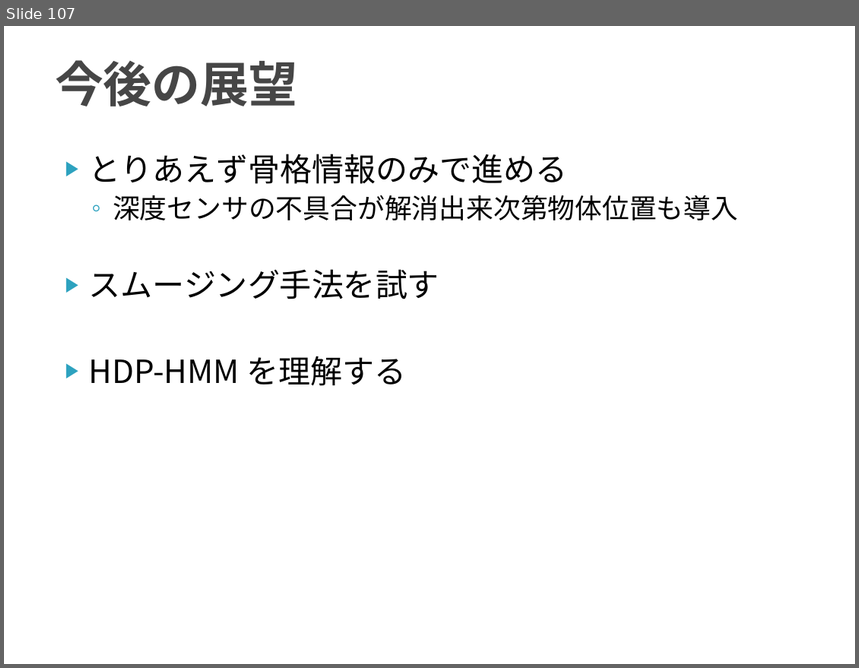
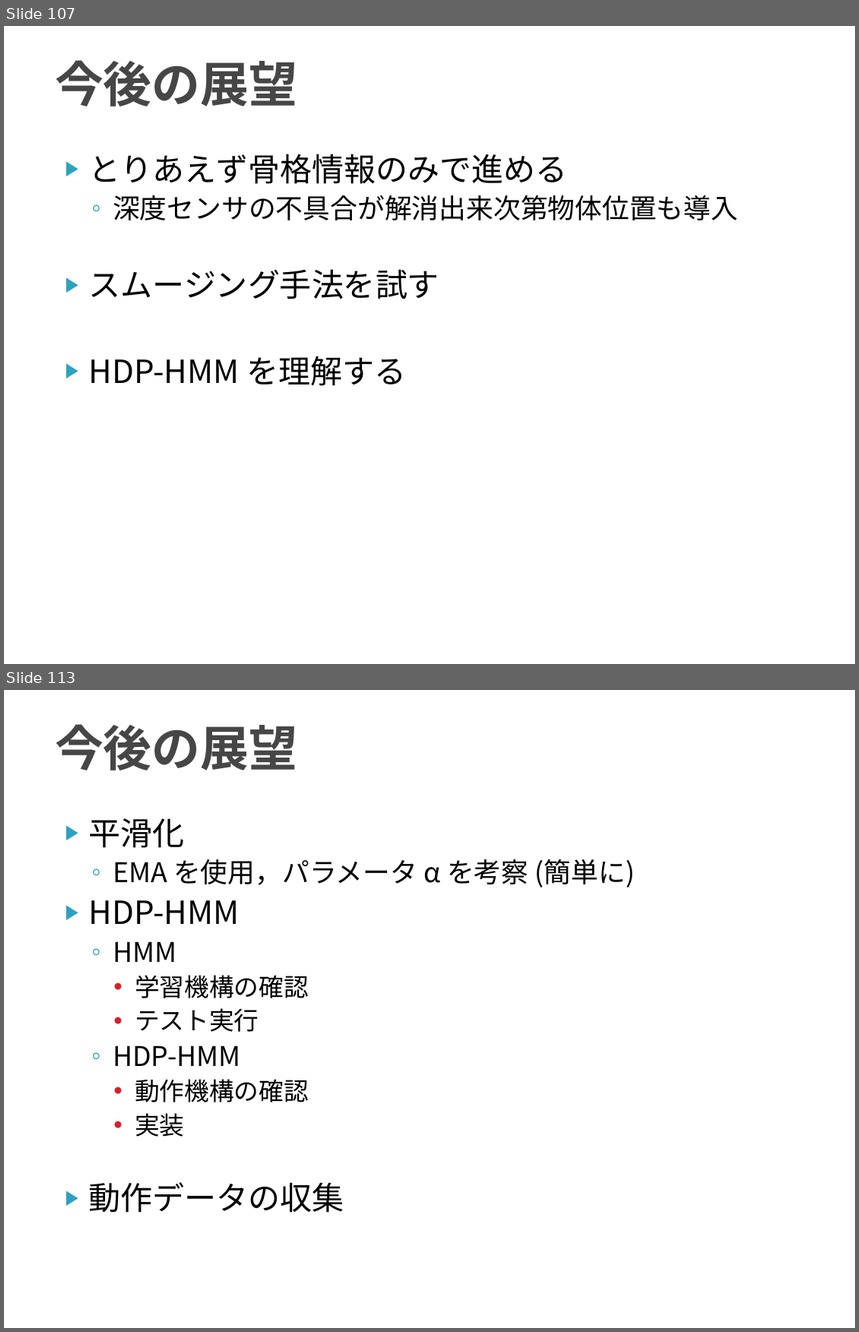
Before and after one commit to TetsuyaKomota/MyMasterStudies, a slide deck: slides/discussion2016.pptx. Shown one above the other, each under a label of ours: slide 107 before the commit, slides 107 and 113 after it; the slides between them are not shown. The pictures are 859x668 and 859x1332 pixels, drawn with LibreOffice and Linux fonts; fonts in the diff are those of the drawing. Boxes give left, top, right and bottom in pixels: in the first picture for what was removed or moved away, otherwise in the second. Text is boxed around its words. In the diff, an @@ line names an element or a change of style, - is before the commit and + after.

```diff
--- a/slides/discussion2016.pptx
+++ b/slides/discussion2016.pptx
@@ slide 113 added at (x1=4, y1=690, x2=855, y2=1328), background #FFFFFF @@
@@ title added at (x1=55, y1=724, x2=297, y2=771), 41 pt, text #464646, bold @@
+今後の展望
@@ text added at (x1=89, y1=818, x2=636, y2=1213), 23 pt, text #000000 @@
+▶ 平滑化
+  ◦ EMA を使用，パラメータ α を考察 (簡単に)
+▶ HDP-HMM
+  ◦ HMM
+    • 学習機構の確認
+    • テスト実行
+  ◦ HDP-HMM
+    • 動作機構の確認
+    • 実装
+▶ 動作データの収集
```
Also in this commit, not shown: 5 other slides added.
